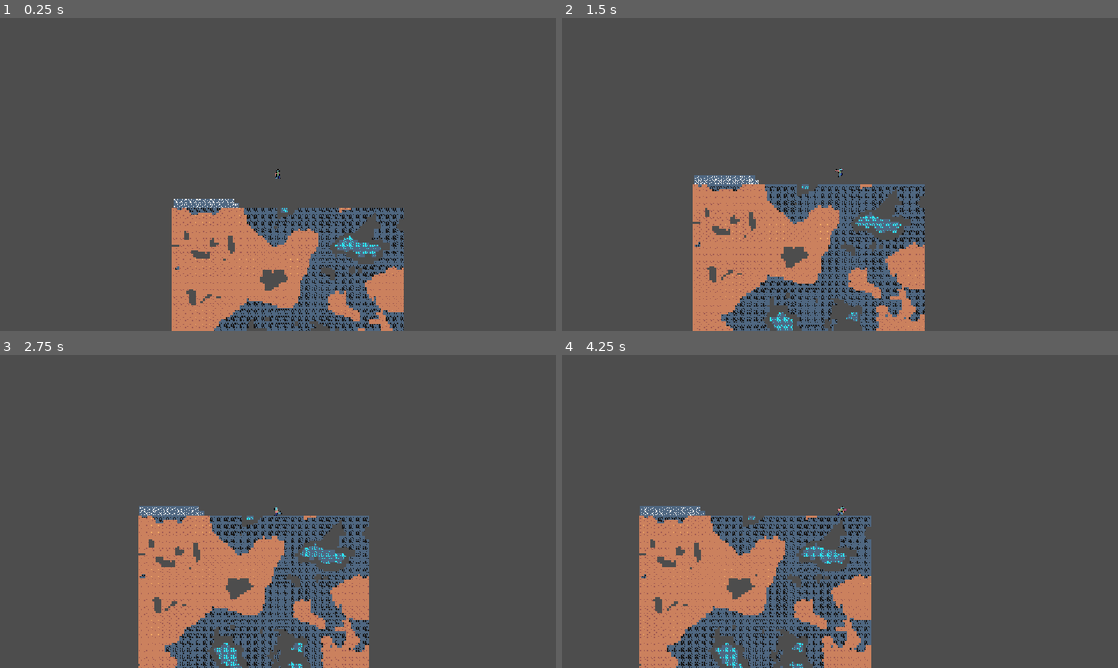
Above: before the commit, frames 1-4 (two rows, left to right).
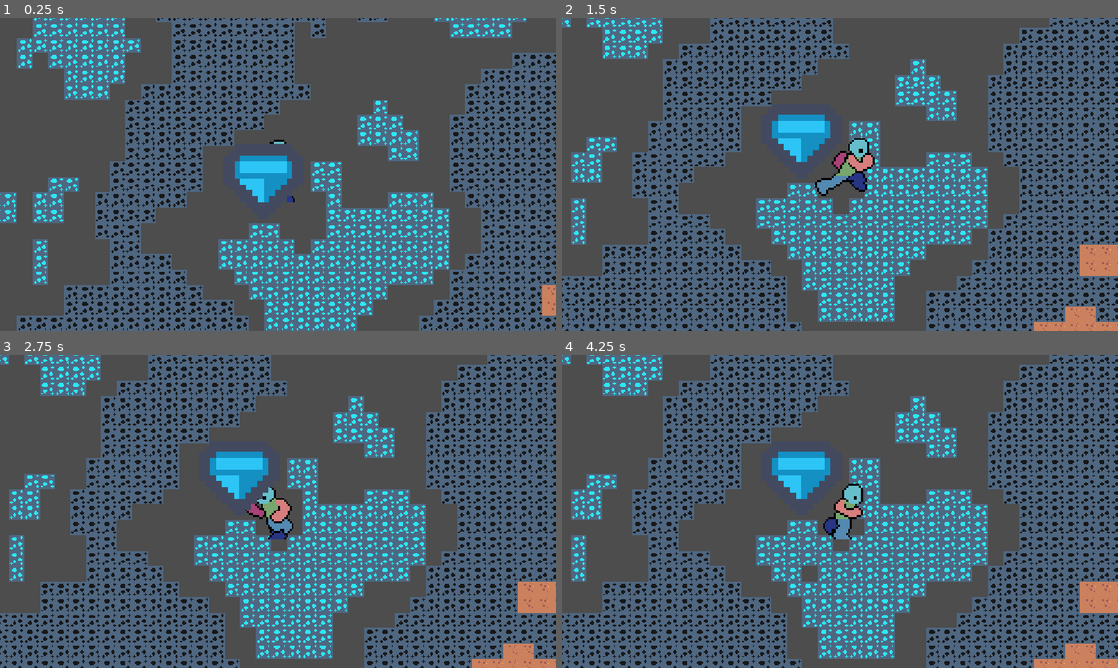
Above: after the commit, the same moments.

Repository: Slime-x/Treasure-Hunt
Game: Godot game, scene res://scenes/game.tscn
Same seed, same stepped clock (60 frames per second), same inputs: the game is played once before the commit and once after it. The engine's default icon, where the game draws it, is replaced by a stand-in: a white triangle on a blue panel in a dark square.
Inputs (mouse positions are in pixels of both pictures, inside the frame that each line leads up to):
- Up to frame 1 (0.25 s): no input
- Up to frame 2 (1.5 s): tap Enter at 0.5 s; move the mouse to (962, 158) at 0.52 s; hold D (right) from 0.53 s (still down); tap Alt at 0.6 s; click (962, 158) at 0.67 s; tap Space (jump) at 0.77 s; move the mouse to (728, 190) at 1.27 s; tap Shift at 1.35 s
- Up to frame 3 (2.75 s): tap Space (jump) at 1.52 s; move the mouse to (333, 442) at 2.02 s; release D (right) at 2.03 s; hold A (left) from 2.03 s (still down); tap Alt at 2.1 s
- Up to frame 4 (4.25 s): move the mouse to (812, 574) at 2.77 s; release A (left) at 2.78 s; hold D (right) from 2.78 s (still down); tap Shift at 2.85 s; click (812, 574) at 2.92 s; tap Space (jump) at 3.02, 3.77 s; move the mouse to (840, 511) at 3.52 s; tap Alt at 3.6 s; click (840, 511) at 3.67 s

The runs differ from the first frame. In frame 1, 59% of the frame differs, in the area x 0-100%, y 0-100%; in frame 2, 67%; in frame 3, 67%; in frame 4, 66%.

Commit message:
Made a big diamond

Diff:
--- a/scenes/game.tscn
+++ b/scenes/game.tscn
@@ -569,12 +569,240 @@
 [sub_resource type="RectangleShape2D" id="RectangleShape2D_bx3dq"]
 size = Vector2(378, 20)
 
+[sub_resource type="TileSetAtlasSource" id="TileSetAtlasSource_gee14"]
+texture = ExtResource("4_lbhrr")
+texture_region_size = Vector2i(18, 18)
+0:0/0 = 0
+1:0/0 = 0
+2:0/0 = 0
+3:0/0 = 0
+4:0/0 = 0
+5:0/0 = 0
+6:0/0 = 0
+7:0/0 = 0
+8:0/0 = 0
+9:0/0 = 0
+10:0/0 = 0
+11:0/0 = 0
+12:0/0 = 0
+13:0/0 = 0
+14:0/0 = 0
+15:0/0 = 0
+16:0/0 = 0
+17:0/0 = 0
+18:0/0 = 0
+19:0/0 = 0
+20:0/0 = 0
+21:0/0 = 0
+0:1/0 = 0
+1:1/0 = 0
+2:1/0 = 0
+3:1/0 = 0
+4:1/0 = 0
+5:1/0 = 0
+6:1/0 = 0
+7:1/0 = 0
+8:1/0 = 0
+9:1/0 = 0
+10:1/0 = 0
+11:1/0 = 0
+12:1/0 = 0
+13:1/0 = 0
+14:1/0 = 0
+15:1/0 = 0
+16:1/0 = 0
+17:1/0 = 0
+18:1/0 = 0
+19:1/0 = 0
+20:1/0 = 0
+21:1/0 = 0
+0:2/0 = 0
+1:2/0 = 0
+2:2/0 = 0
+3:2/0 = 0
+4:2/0 = 0
+5:2/0 = 0
+6:2/0 = 0
+7:2/0 = 0
+8:2/0 = 0
+9:2/0 = 0
+10:2/0 = 0
+11:2/0 = 0
+12:2/0 = 0
+13:2/0 = 0
+14:2/0 = 0
+15:2/0 = 0
+16:2/0 = 0
+17:2/0 = 0
+18:2/0 = 0
+19:2/0 = 0
+20:2/0 = 0
+21:2/0 = 0
+0:3/0 = 0
+1:3/0 = 0
+2:3/0 = 0
+3:3/0 = 0
+4:3/0 = 0
+5:3/0 = 0
+6:3/0 = 0
+7:3/0 = 0
+8:3/0 = 0
+9:3/0 = 0
+10:3/0 = 0
+11:3/0 = 0
+12:3/0 = 0
+13:3/0 = 0
+14:3/0 = 0
+15:3/0 = 0
+16:3/0 = 0
+17:3/0 = 0
+18:3/0 = 0
+19:3/0 = 0
+20:3/0 = 0
+21:3/0 = 0
+0:4/0 = 0
+1:4/0 = 0
+2:4/0 = 0
+3:4/0 = 0
+4:4/0 = 0
+5:4/0 = 0
+6:4/0 = 0
+7:4/0 = 0
+8:4/0 = 0
+9:4/0 = 0
+10:4/0 = 0
+11:4/0 = 0
+12:4/0 = 0
+13:4/0 = 0
+14:4/0 = 0
+15:4/0 = 0
+16:4/0 = 0
+17:4/0 = 0
+18:4/0 = 0
+19:4/0 = 0
+20:4/0 = 0
+21:4/0 = 0
+0:5/0 = 0
+1:5/0 = 0
+2:5/0 = 0
+3:5/0 = 0
+4:5/0 = 0
+5:5/0 = 0
+6:5/0 = 0
+7:5/0 = 0
+8:5/0 = 0
+9:5/0 = 0
+10:5/0 = 0
+11:5/0 = 0
+12:5/0 = 0
+13:5/0 = 0
+14:5/0 = 0
+15:5/0 = 0
+16:5/0 = 0
+17:5/0 = 0
+18:5/0 = 0
+19:5/0 = 0
+20:5/0 = 0
+21:5/0 = 0
+0:6/0 = 0
+1:6/0 = 0
+2:6/0 = 0
+3:6/0 = 0
+4:6/0 = 0
+5:6/0 = 0
+6:6/0 = 0
+7:6/0 = 0
+8:6/0 = 0
+9:6/0 = 0
+10:6/0 = 0
+11:6/0 = 0
+12:6/0 = 0
+13:6/0 = 0
+14:6/0 = 0
+15:6/0 = 0
+16:6/0 = 0
+17:6/0 = 0
+18:6/0 = 0
+19:6/0 = 0
+20:6/0 = 0
+21:6/0 = 0
+0:7/0 = 0
+1:7/0 = 0
+2:7/0 = 0
+3:7/0 = 0
+4:7/0 = 0
+5:7/0 = 0
+6:7/0 = 0
+7:7/0 = 0
+8:7/0 = 0
+9:7/0 = 0
+10:7/0 = 0
+11:7/0 = 0
+12:7/0 = 0
+13:7/0 = 0
+14:7/0 = 0
+15:7/0 = 0
+16:7/0 = 0
+17:7/0 = 0
+18:7/0 = 0
+19:7/0 = 0
+20:7/0 = 0
+21:7/0 = 0
+0:8/0 = 0
+1:8/0 = 0
+2:8/0 = 0
+3:8/0 = 0
+4:8/0 = 0
+5:8/0 = 0
+6:8/0 = 0
+7:8/0 = 0
+8:8/0 = 0
+9:8/0 = 0
+10:8/0 = 0
+11:8/0 = 0
+12:8/0 = 0
+13:8/0 = 0
+14:8/0 = 0
+15:8/0 = 0
+16:8/0 = 0
+17:8/0 = 0
+18:8/0 = 0
+19:8/0 = 0
+20:8/0 = 0
+21:8/0 = 0
+0:9/0 = 0
+1:9/0 = 0
+2:9/0 = 0
+3:9/0 = 0
+4:9/0 = 0
+5:9/0 = 0
+6:9/0 = 0
+7:9/0 = 0
+8:9/0 = 0
+9:9/0 = 0
+10:9/0 = 0
+11:9/0 = 0
+12:9/0 = 0
+13:9/0 = 0
+14:9/0 = 0
+15:9/0 = 0
+16:9/0 = 0
+17:9/0 = 0
+18:9/0 = 0
+19:9/0 = 0
+20:9/0 = 0
+21:9/0 = 0
+
+[sub_resource type="TileSet" id="TileSet_tugg1"]
+tile_size = Vector2i(18, 18)
+sources/0 = SubResource("TileSetAtlasSource_gee14")
+
 [node name="Game" type="Node2D" unique_id=1825972191]
 
 [node name="procedural_gen_world" parent="." unique_id=1581661785 instance=ExtResource("3_lnu2h")]
 
 [node name="player" parent="." unique_id=1836166188 instance=ExtResource("2_lnu2h")]
-position = Vector2(729, -259)
+position = Vector2(894, 1217)
 
 [node name="TileMapLayer" type="TileMapLayer" parent="." unique_id=1257081727]
 position = Vector2(9, -512)
@@ -594,4 +822,10 @@
 position = Vector2(207, -74)
 shape = SubResource("RectangleShape2D_bx3dq")
 
+[node name="TileMapLayer2" type="TileMapLayer" parent="." unique_id=55335417]
+position = Vector2(-1551, -2260)
+scale = Vector2(6, 6)
+tile_map_data = PackedByteArray("AAAWACAAAAAHAAMAAAA=")
+tile_set = SubResource("TileSet_tugg1")
+
 [connection signal="body_entered" from="Area2D" to="Area2D" method="_on_body_entered"]
--- a/scenes/player.tscn
+++ b/scenes/player.tscn
@@ -348,4 +348,4 @@
 shape = SubResource("CapsuleShape2D_mwfs3")
 
 [node name="Camera2D" type="Camera2D" parent="." unique_id=1749334524]
-zoom = Vector2(0.3, 0.3)
+zoom = Vector2(2, 2)
